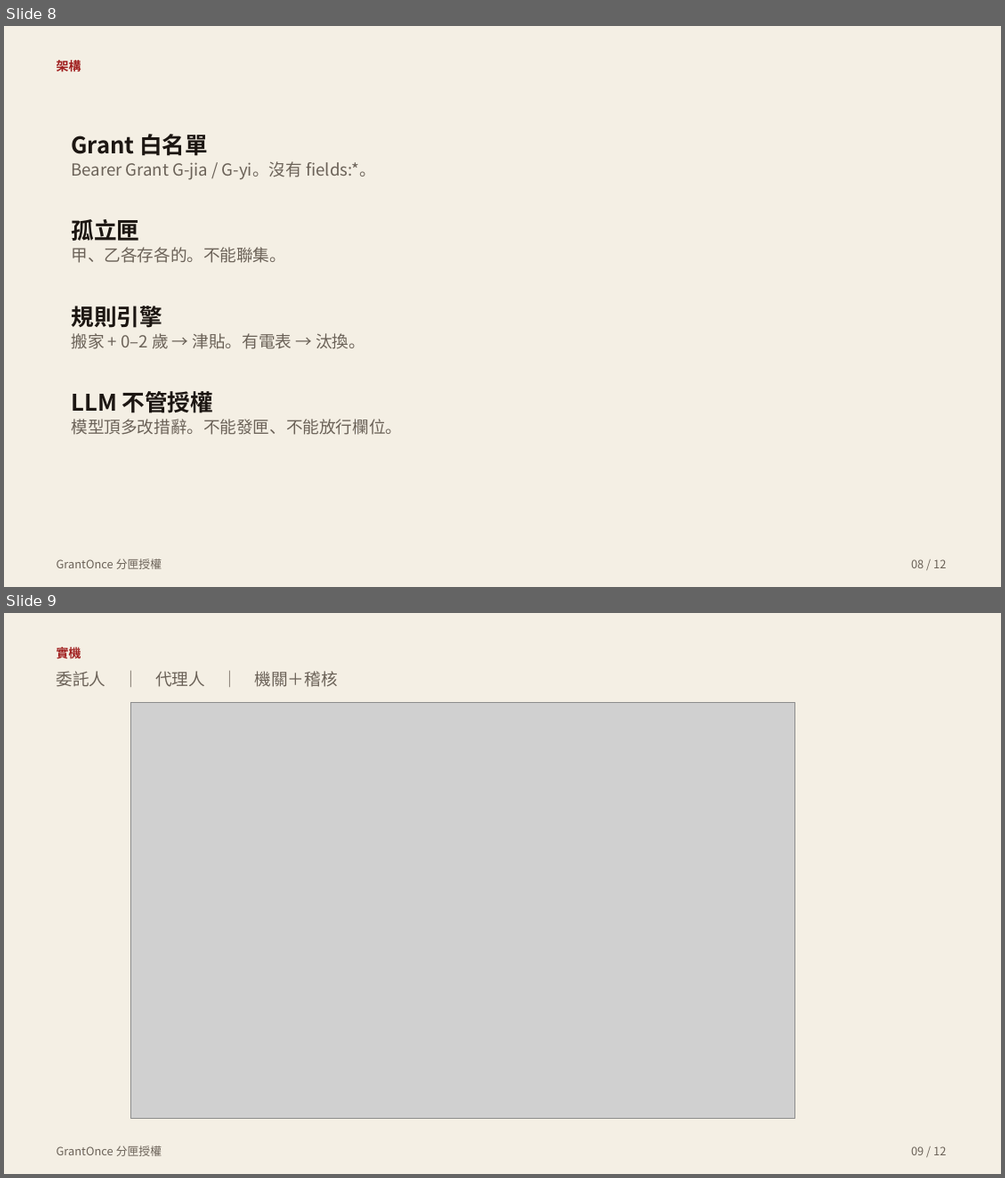
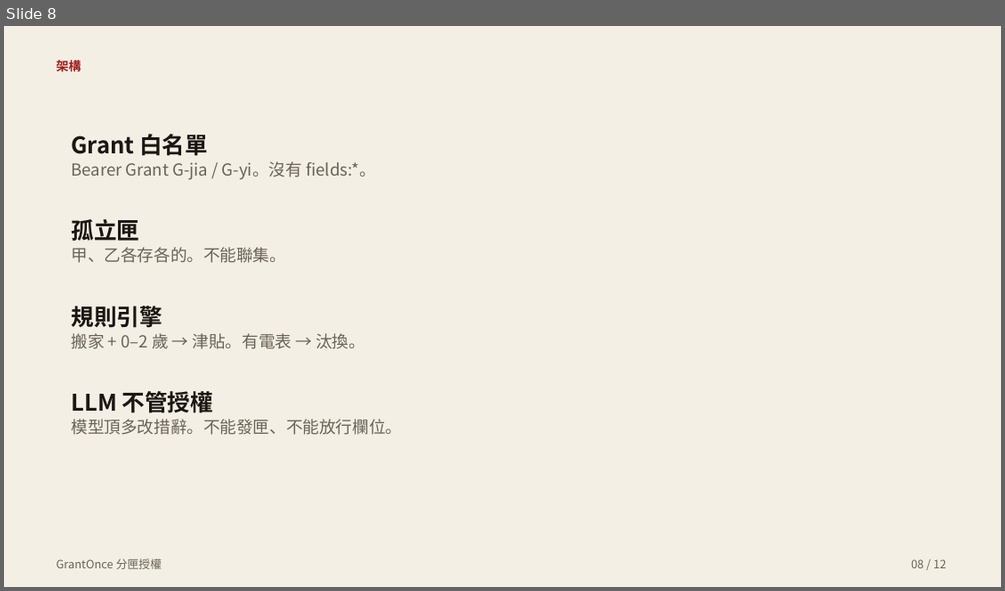
Before and after one commit to do0x0ob/GrantOnce, a slide deck: pitch/GrantOnce.pptx. Shown one above the other, each under a label of ours: slides 8 and 9 before the commit, slide 8 after it. The pictures are 1005x1178 and 1005x591 pixels, drawn with LibreOffice and Linux fonts; fonts in the diff are those of the drawing; grey boxes stand for pictures. Boxes give left, top, right and bottom in pixels: in the first picture for what was removed or moved away, otherwise in the second. Text is boxed around its words. In the diff, an @@ line names an element or a change of style, - is before the commit and + after.

```diff
--- a/pitch/GrantOnce.pptx
+++ b/pitch/GrantOnce.pptx
@@ slide 9 removed at [4,613,1001,1174], background #FFFFFF @@
@@ rectangle removed at [4,613,1001,1174] @@
@@ text removed at [57,645,81,661] @@
-實機
@@ text removed at [57,671,338,687] @@
-委託人 ｜ 代理人 ｜ 機關＋稽核
@@ picture removed at [131,703,795,1118] @@
@@ text removed at [57,1145,162,1156] @@
-GrantOnce 分匣授權
@@ text removed at [911,1146,946,1155] @@
-09 / 12
```
Also in this commit, not shown: 1 slide changed, 1 slide added, 4 other files.
